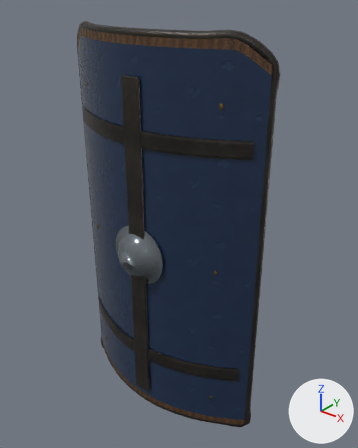
Renders of the glTF model public/assets/weapons/shields/tower-shield.glb from each side of a commit.
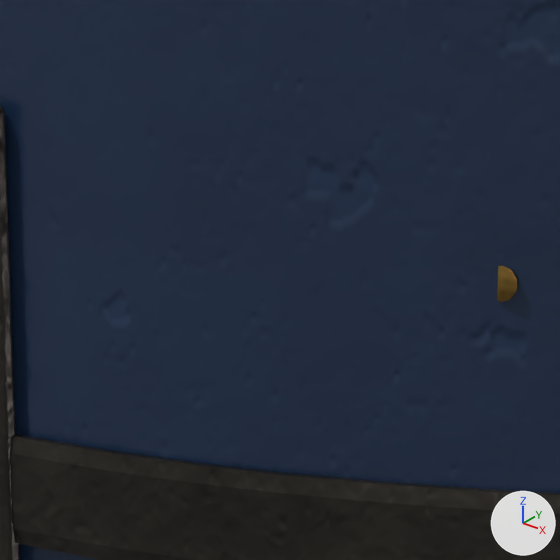
The first picture shows the older version from a 50 mm lens placed at (0.767, -0.807, 1.145), pointed at (0.039, 0.103, 0.581). The close-ups show the older and then the newer version on the part from 39% to 64% of the width and 13% to 34% of the height of that picture. Only the edits that show in the close-ups are written down. The lights are fixed; the arrows at lower right show +X, +Y and +Z. Where no turn or scale is listed for an object, it has been applied to the vertices.

Before the edit, the objects in view are built like this:
```python
me_mesh_1 = bpy.data.meshes.new('Mesh_1')
me_mesh_1.from_pydata(...)  # 54 vertices, 52 faces; spans x -0.284..0.284, y -0.011..0.088, z 0.059..1.03
me_mesh_1.materials.append(mat_ceramic___ceramic_composite_panel)
me_mesh_2 = bpy.data.meshes.new('Mesh_2')
me_mesh_2.from_pydata(...)  # 2012 vertices, 4004 faces; spans x -0.317..0.295, y -0.019..0.125, z 0.0..1.065
me_mesh_2.materials.append(mat_iron___hammer_scaled_wrought_iron)
ob_ceramic___ceramic_composite_panel = bpy.data.objects.new('ceramic / ceramic composite panel', me_mesh_1)
ob_ceramic___ceramic_composite_panel.location = (0.0, 0.0, 0.0)
ob_iron___hammer_scaled_wrought_iron = bpy.data.objects.new('iron / hammer-scaled wrought iron', me_mesh_2)
ob_iron___hammer_scaled_wrought_iron.location = (0.0, 0.0, 0.0)
```
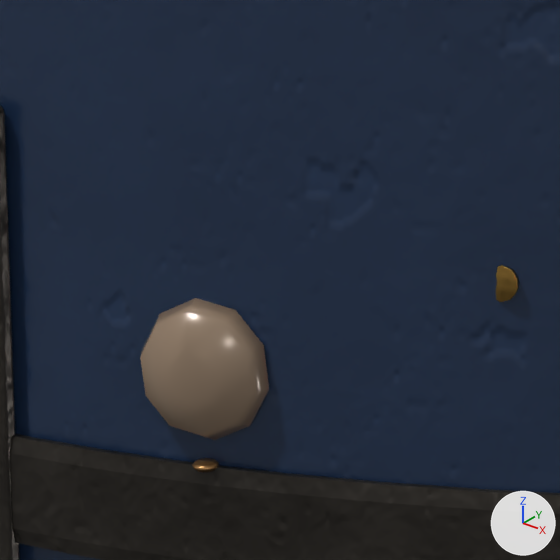
The change, as a list of edits to the scene's bpy script:
```text
Add mat_peened_pin:
    mat_peened_pin = principled_material('peened pin')
    mat_peened_pin.base_color = (0.36, 0.19, 0.071)  # brown #a2794b
    mat_peened_pin.metallic = 0.82
    mat_peened_pin.roughness = 0.3
Add mat_glaze_bead:
    mat_glaze_bead = principled_material('glaze bead')
    mat_glaze_bead.base_color = (0.31, 0.22, 0.15)  # brown #97816c
    mat_glaze_bead.metallic = 0.09
    mat_glaze_bead.roughness = 0.24
Add me_peened_pin:
    me_peened_pin.from_pydata(...)  # 200 vertices, 384 faces; spans x -0.131..0.109, y -0.006..0.01, z 0.198..0.852
    me_peened_pin.materials.append(mat_peened_pin)  # brown #a2794b
Add me_glaze_bead:
    me_glaze_bead.from_pydata(...)  # 160 vertices, 304 faces; spans x -0.126..0.126, y -0.013..0.011, z 0.181..0.908
    me_glaze_bead.materials.append(mat_glaze_bead)  # brown #97816c
Add ob_peened_pin:
    ob_peened_pin = bpy.data.objects.new('peened pin', me_peened_pin)
    ob_peened_pin.location = (0.0, 0.0, 0.0)
Add ob_glaze_bead:
    ob_glaze_bead = bpy.data.objects.new('glaze bead', me_glaze_bead)
    ob_glaze_bead.location = (0.0, 0.0, 0.0)
```

What differs and where, as boxes (x1, y1, x2, y2) in the close-ups (560 x 560 px):
'glaze bead', added (brown): after (140, 298, 269, 440)
'peened pin', added: after (192, 458, 219, 472)
